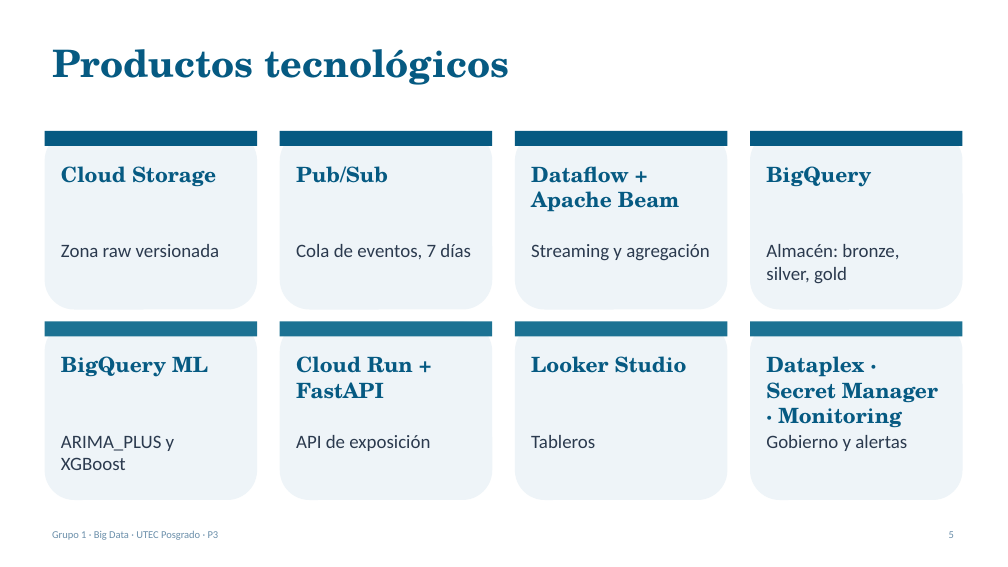
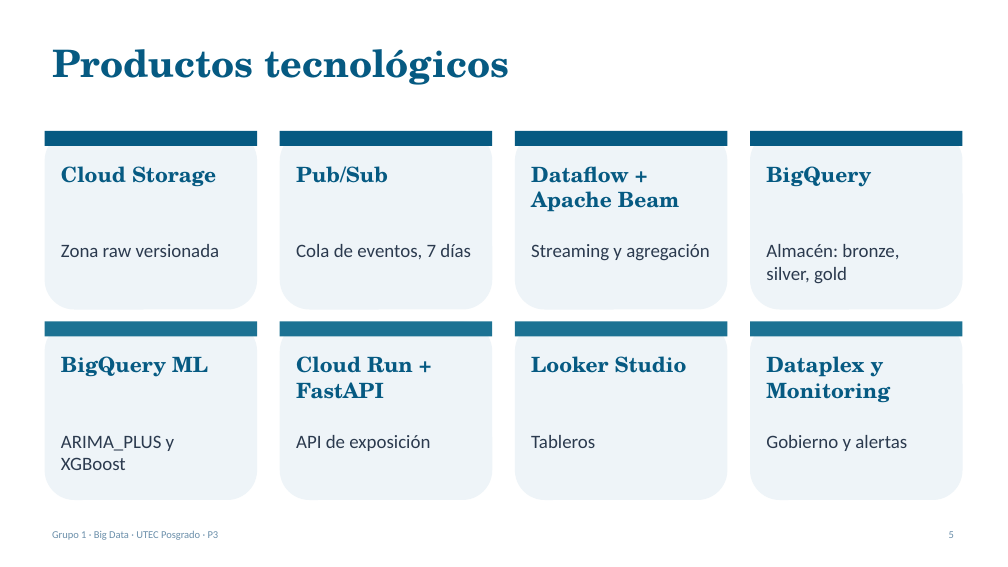
Before and after one commit to RVargasC22/bigdata-g1-ecommerce-gcp, a slide deck: slide 5 of docs/p3/Sustentacion_P3.pptx. Drawn at 1008x567 pixels with LibreOffice and Linux fonts; fonts in the diff are those of the drawing. Boxes give left, top, right and bottom in pixels: in the first picture for what was removed or moved away, otherwise in the second. Text is boxed around its words. In the diff, an @@ line names an element or a change of style, - is before the commit and + after.

```diff
--- a/docs/p3/Sustentacion_P3.pptx
+++ b/docs/p3/Sustentacion_P3.pptx
@@ text at (x1=766, y1=356, x2=890, y2=403): text changed @@
-Dataplex · Secret Manager · Monitoring
+Dataplex y Monitoring
```
Also in this commit, not shown: 3 other slides changed, 3 other files.
